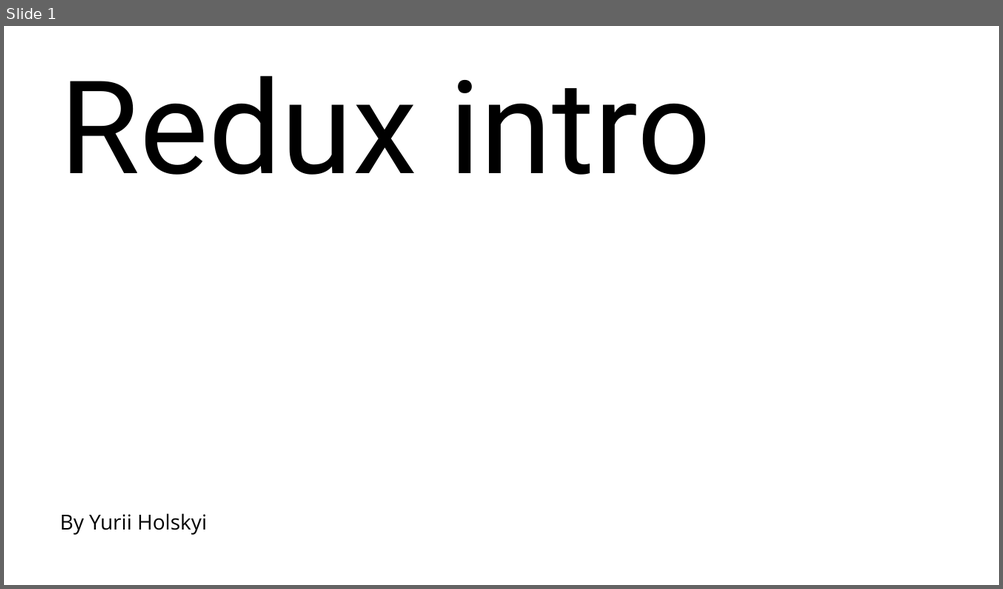
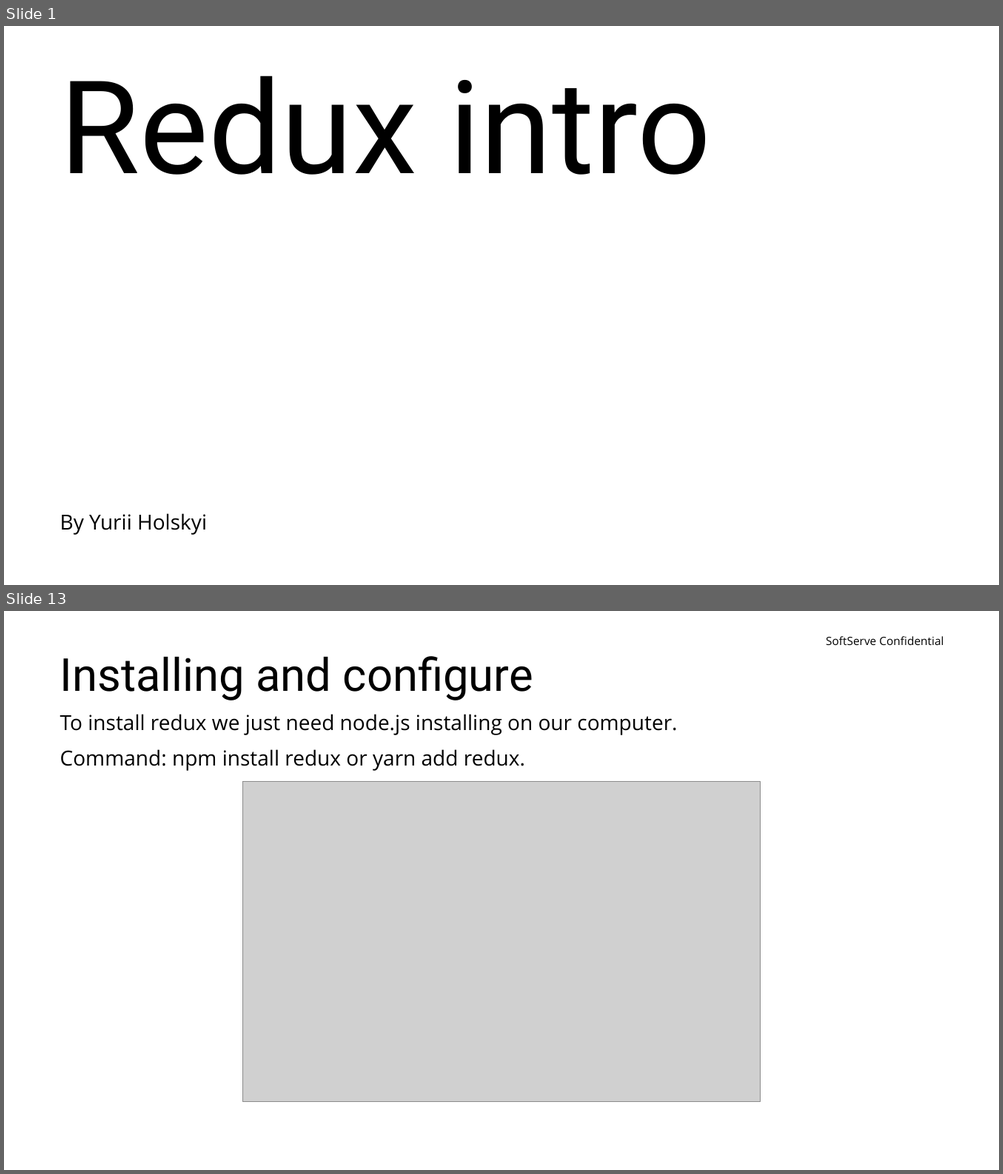
Before and after one commit to yuriiholskiy/Lv-469.node, a slide deck: perfomances/redux-intro(Yurii Holskyi).pptx. Shown one above the other, each under a label of ours: slide 1 before the commit, slides 1 and 13 after it; the slides between them are not shown. The pictures are 1003x589 and 1003x1174 pixels, drawn with LibreOffice and Linux fonts; fonts in the diff are those of the drawing; grey boxes stand for pictures; background and template pictures are left out. Boxes give left, top, right and bottom in pixels: in the first picture for what was removed or moved away, otherwise in the second. Text is boxed around its words. In the diff, an @@ line names an element or a change of style, - is before the commit and + after.

Commit message:
work on Task 2 for webtask + redux perfomance

```diff
--- a/perfomances/redux-intro(Yurii Holskyi).pptx
+++ b/perfomances/redux-intro(Yurii Holskyi).pptx
@@ slide 13 added at [4, 611, 999, 1170], background #FFFFFF @@
@@ text added at [825, 636, 943, 645], 11 pt, text #000000 @@
+SoftServe Confidential
@@ title added at [60, 656, 533, 701], 44 pt, text #000000 @@
+Installing and configure
@@ text added at [60, 714, 677, 771], 20 pt, text #000000 @@
+To install redux we just need node.js installing on our computer.
+Command: npm install redux or yarn add redux.
@@ picture added at [243, 782, 760, 1102] @@
```
Also in this commit, not shown: 1 slide changed, 14 other slides added, 15 other files.
